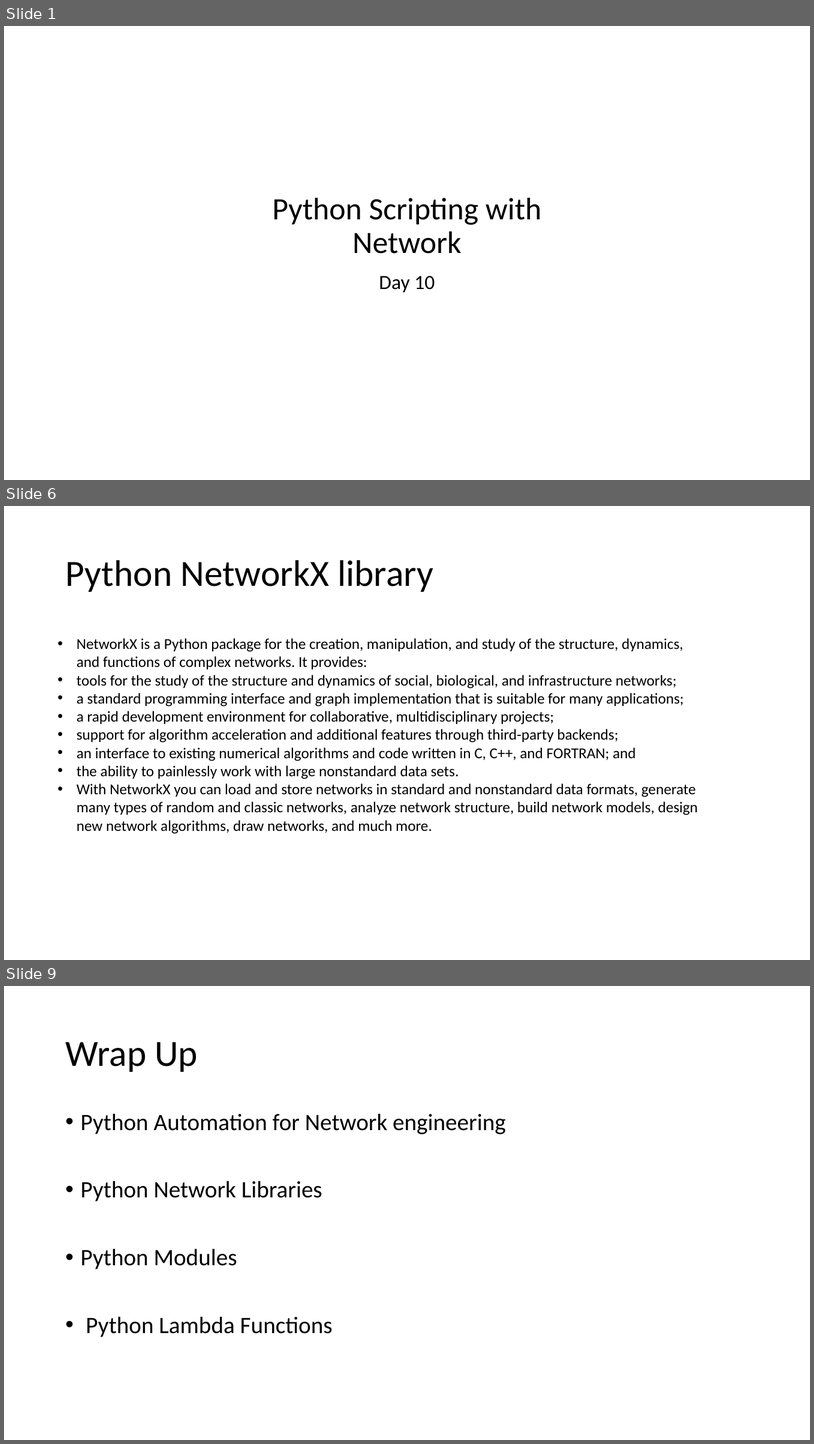
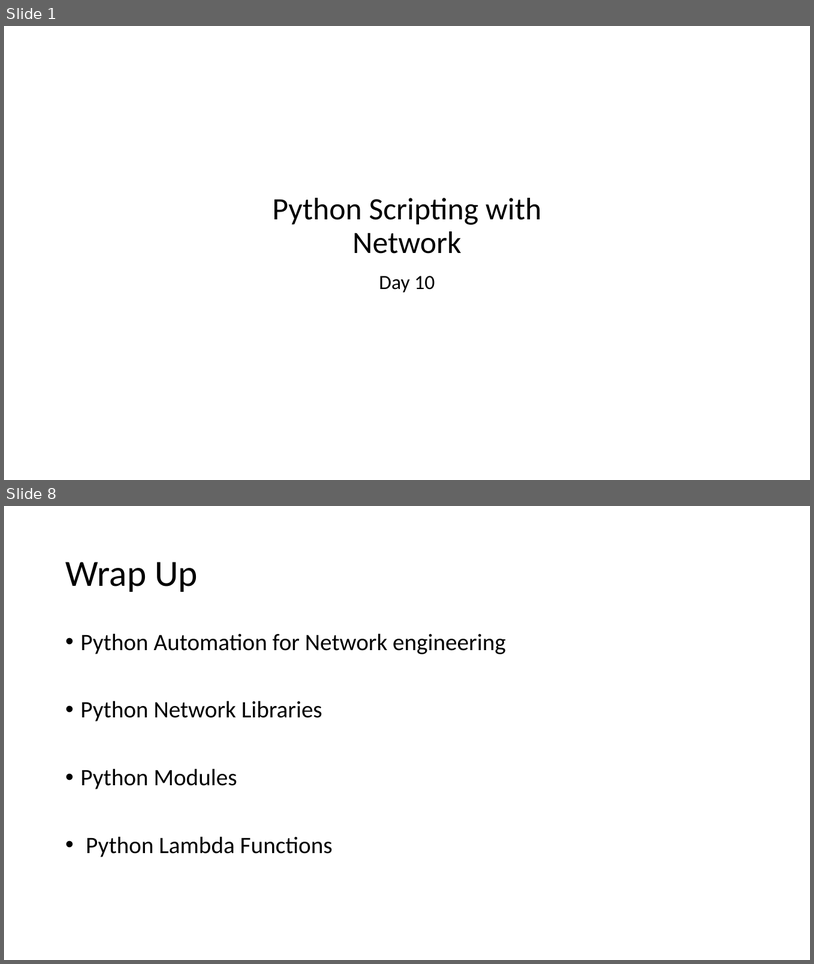
Before and after one commit to imcuteani/Python-Network-Automation, a slide deck: Slides/Day-10/Python Scripting for Networking - Day 10.pptx. Shown one above the other, each under a label of ours: slides 1, 6 and 9 before the commit, slides 1 and 8 after it; the slides between them are not shown. The pictures are 814x1444 and 814x964 pixels, drawn with LibreOffice and Linux fonts; fonts in the diff are those of the drawing; background and template pictures are left out. Boxes give left, top, right and bottom in pixels: in the first picture for what was removed or moved away, otherwise in the second. Text is boxed around its words. In the diff, an @@ line names an element or a change of style, - is before the commit and + after.

```diff
--- a/Slides/Day-10/Python Scripting for Networking - Day 10.pptx
+++ b/Slides/Day-10/Python Scripting for Networking - Day 10.pptx
@@ slide 6 removed at [4, 506, 810, 960], background #FFFFFF @@
@@ title removed at [65, 560, 434, 592] @@
-Python NetworkX library
@@ text removed at [77, 638, 698, 834] @@
-• NetworkX is a Python package for the creation, manipulation, and study of the structure, dynamics, and functions of complex networks. It provides:
-• tools for the study of the structure and dynamics of social, biological, and infrastructure networks;
-• a standard programming interface and graph implementation that is suitable for many applications;
-• a rapid development environment for collaborative, multidisciplinary projects;
-• support for algorithm acceleration and additional features through third-party backends;
-• an interface to existing numerical algorithms and code written in C, C++, and FORTRAN; and
-• the ability to painlessly work with large nonstandard data sets.
-• With NetworkX you can load and store networks in standard and nonstandard data formats, generate many types of random and classic networks, analyze network structure, build network models, design new network algorithms, draw networks, and much more.
@@ what was slide 9 is now slide 8 @@
```
Also in this commit, not shown: 4 slides changed, 2 slides added, 2 other slides removed, 4 other files.
